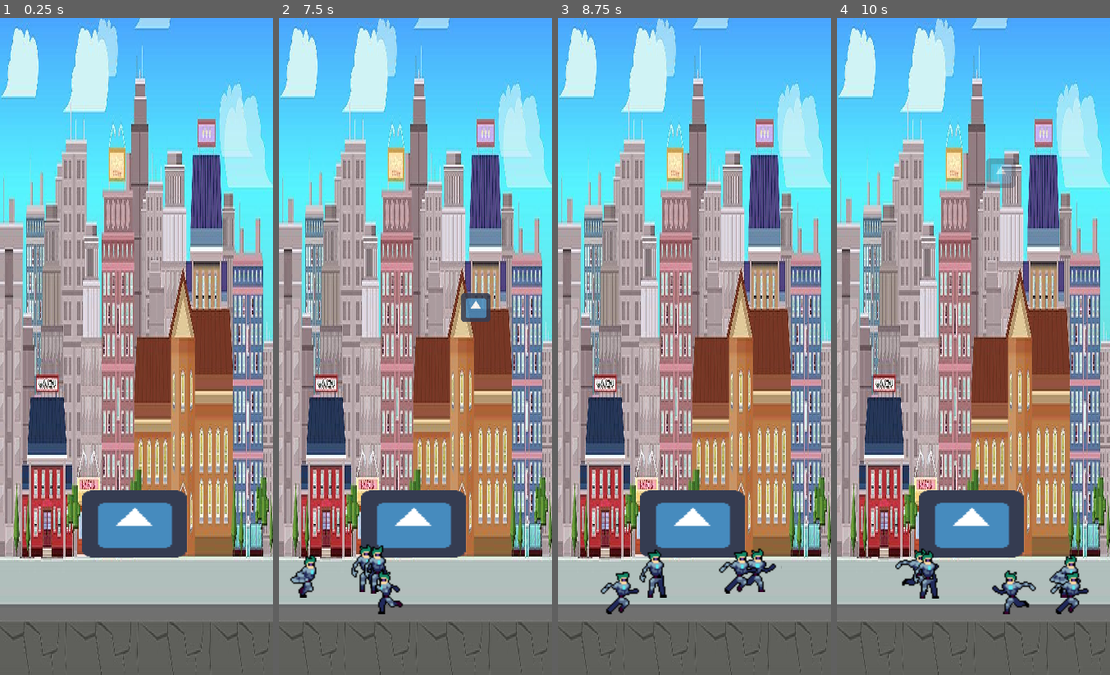
Above: before the commit, frames 1-4 (left to right).
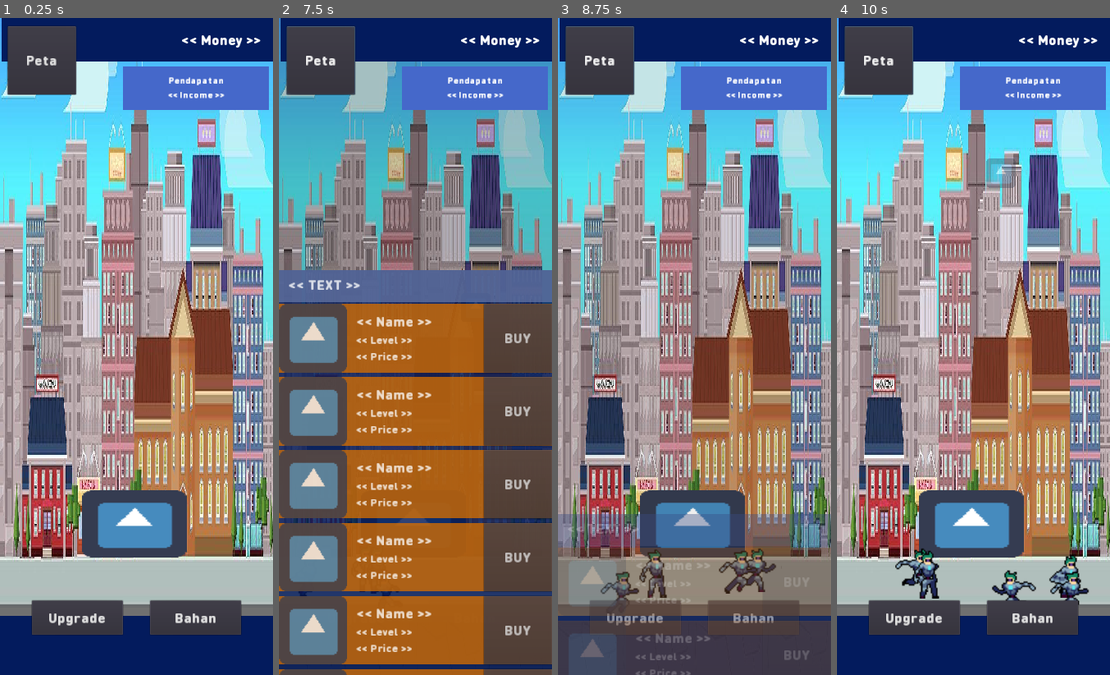
Above: after the commit, the same moments.

Repository: Zakcrust/idlegame-project
Game: Godot game, scene res://Src/View/TestView.tscn
Same seed, same stepped clock (60 frames per second), same inputs: the game is played once before the commit and once after it. The engine's default icon, where the game draws it, is replaced by a stand-in: a white triangle on a blue panel in a dark square.
Inputs (mouse positions are in pixels of both pictures, inside the frame that each line leads up to):
- Up to frame 1 (0.25 s): no input
- Up to frame 2 (7.5 s): click (319, 57) at 0.5 s, where only the run after the commit has a clickable "Peta"; click (355, 615) at 1.25 s, where only the run after the commit has a clickable "Upgrade"; click (475, 615) at 2 s, where only the run after the commit has a clickable "Bahan"; click (355, 615) at 2.75 s, where only the run after the commit has a clickable "Upgrade"; click (475, 615) at 3.5 s, where only the run after the commit has a clickable "Bahan"; click (319, 57) at 4.25 s, where only the run after the commit has a clickable "Peta"; click (355, 615) at 5 s, where only the run after the commit has a clickable "Upgrade"; click (475, 615) at 5.75 s, where only the run after the commit has a clickable "Bahan"; click (319, 57) at 6.5 s, where only the run after the commit has a clickable "Peta"; tap Enter at 7.25 s; move the mouse to (475, 313) at 7.27 s; click (475, 313) at 7.42 s
- Up to frame 3 (8.75 s): drag from (639, 379) to (648, 563) at 8.02 s
- Up to frame 4 (10 s): click (1077, 583) at 8.75 s, where only the run after the commit has a clickable "BUY"; move the mouse to (1000, 201) at 9.52 s; click (1000, 201) at 9.67 s

The runs differ from the first frame. In frame 1, 22% of the frame differs, in the area x 0-100%, y 0-100%; in frame 2, 98%; in frame 3, 34%; in frame 4, 22%.

Commit message:
Add topbar ui

Diff:
--- a/Src/View/GameUI.tscn
+++ b/Src/View/GameUI.tscn
@@ -1,10 +1,10 @@
-[gd_scene format=2]
+[gd_scene load_steps=3 format=2]
+
+[ext_resource path="res://Src/View/UpgradeDrawer.tscn" type="PackedScene" id=1]
+[ext_resource path="res://Src/View/Topbar.tscn" type="PackedScene" id=2]
 
 [node name="GameUI" type="CanvasLayer"]
 
-[node name="Control" type="Control" parent="."]
-anchor_right = 1.0
-anchor_bottom = 1.0
-__meta__ = {
-"_edit_use_anchors_": false
-}
+[node name="UpgradeDrawer" parent="." instance=ExtResource( 1 )]
+
+[node name="Topbar" parent="." instance=ExtResource( 2 )]
--- a/Src/View/TestView.tscn
+++ b/Src/View/TestView.tscn
@@ -1,10 +1,11 @@
-[gd_scene load_steps=6 format=2]
+[gd_scene load_steps=7 format=2]
 
 [ext_resource path="res://Src/View/TestView.gd" type="Script" id=1]
 [ext_resource path="res://Assets/Sprites/Background/ecc46dfd631e832dec19493d9fa4fe7f.jpg" type="Texture" id=2]
 [ext_resource path="res://Src/Utils/Spawner.tscn" type="PackedScene" id=3]
 [ext_resource path="res://icon.png" type="Texture" id=4]
 [ext_resource path="res://Src/Components/Shop.gd" type="Script" id=5]
+[ext_resource path="res://Src/View/GameUI.tscn" type="PackedScene" id=6]
 
 [node name="Node2D" type="Node2D"]
 script = ExtResource( 1 )
@@ -28,4 +29,6 @@
 [node name="TPSCounter" type="Timer" parent="."]
 autostart = true
 
+[node name="GameUI" parent="." instance=ExtResource( 6 )]
+
 [connection signal="timeout" from="TPSCounter" to="." method="_on_TPSCounter_timeout"]
--- /dev/null
+++ b/Src/View/Topbar.tscn
@@ -0,0 +1,95 @@
+[gd_scene load_steps=4 format=2]
+
+[ext_resource path="res://Assets/Font/DINRoundPro-Black.ttf" type="DynamicFontData" id=1]
+
+[sub_resource type="DynamicFont" id=1]
+size = 32
+use_filter = true
+font_data = ExtResource( 1 )
+
+[sub_resource type="DynamicFont" id=2]
+size = 20
+use_filter = true
+font_data = ExtResource( 1 )
+
+[node name="Topbar" type="CanvasLayer"]
+
+[node name="Bar" type="ColorRect" parent="."]
+margin_left = 3.0
+margin_right = 603.0
+margin_bottom = 95.0
+color = Color( 0.0156863, 0.109804, 0.368627, 1 )
+__meta__ = {
+"_edit_use_anchors_": false,
+"_editor_description_": ""
+}
+
+[node name="Title" type="Label" parent="Bar"]
+margin_left = 198.0
+margin_right = 569.0
+margin_bottom = 95.0
+grow_horizontal = 0
+custom_fonts/font = SubResource( 1 )
+text = "<< Money >>"
+align = 2
+valign = 1
+__meta__ = {
+"_edit_use_anchors_": false
+}
+
+[node name="IncomeContainer" type="ColorRect" parent="."]
+margin_left = 270.521
+margin_top = 106.343
+margin_right = 590.521
+margin_bottom = 201.343
+color = Color( 0.27451, 0.411765, 0.796078, 1 )
+__meta__ = {
+"_edit_use_anchors_": false,
+"_editor_description_": ""
+}
+
+[node name="VBoxContainer" type="VBoxContainer" parent="IncomeContainer"]
+margin_right = 320.0
+margin_bottom = 95.0
+alignment = 1
+__meta__ = {
+"_edit_use_anchors_": false
+}
+
+[node name="Title" type="Label" parent="IncomeContainer/VBoxContainer"]
+margin_top = 19.0
+margin_right = 320.0
+margin_bottom = 45.0
+grow_horizontal = 0
+custom_fonts/font = SubResource( 2 )
+text = "Pendapatan"
+align = 1
+valign = 1
+__meta__ = {
+"_edit_use_anchors_": false
+}
+
+[node name="Income" type="Label" parent="IncomeContainer/VBoxContainer"]
+margin_top = 49.0
+margin_right = 320.0
+margin_bottom = 75.0
+grow_horizontal = 0
+custom_fonts/font = SubResource( 2 )
+text = "<< Income >>"
+align = 1
+valign = 1
+__meta__ = {
+"_edit_use_anchors_": false
+}
+
+[node name="Map" type="Button" parent="."]
+margin_left = 16.9803
+margin_top = 17.8358
+margin_right = 166.98
+margin_bottom = 167.836
+rect_min_size = Vector2( 150, 150 )
+custom_fonts/font = SubResource( 1 )
+text = "Peta"
+__meta__ = {
+"_edit_use_anchors_": false
+}
--- a/Src/View/UpgradeDrawer.tscn
+++ b/Src/View/UpgradeDrawer.tscn
@@ -64,7 +64,7 @@
 "times": PoolRealArray( 0, 0.3 ),
 "transitions": PoolRealArray( 1, 1 ),
 "update": 0,
-"values": [ Color( 1, 1, 1, 0 ), Color( 1, 1, 1, 0.156863 ) ]
+"values": [ Color( 1, 1, 1, 0 ), Color( 1, 1, 1, 0.27451 ) ]
 }
 
 [sub_resource type="Animation" id=4]
@@ -116,14 +116,14 @@
 "times": PoolRealArray( 0, 0.3 ),
 "transitions": PoolRealArray( 1, 1 ),
 "update": 0,
-"values": [ Color( 1, 1, 1, 0.156863 ), Color( 1, 1, 1, 0 ) ]
+"values": [ Color( 1, 1, 1, 0.27451 ), Color( 1, 1, 1, 0 ) ]
 }
 
 [node name="UpgradeDrawer" type="CanvasLayer"]
 script = ExtResource( 4 )
 
 [node name="Mask" type="ColorRect" parent="."]
-modulate = Color( 1, 1, 1, 0.156863 )
+modulate = Color( 1, 1, 1, 0 )
 margin_right = 600.0
 margin_bottom = 1440.0
 color = Color( 0, 0, 0, 1 )
Not shown: 3 places in Src/View/UpgradeDrawer.tscn that only renumber resources
